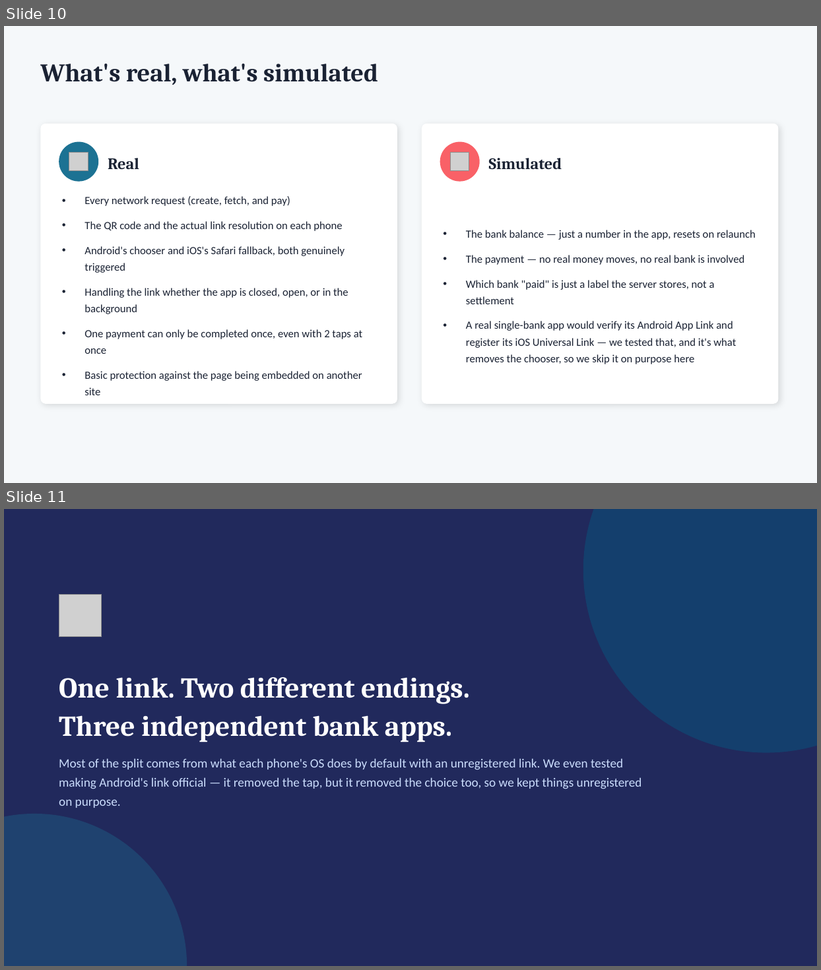
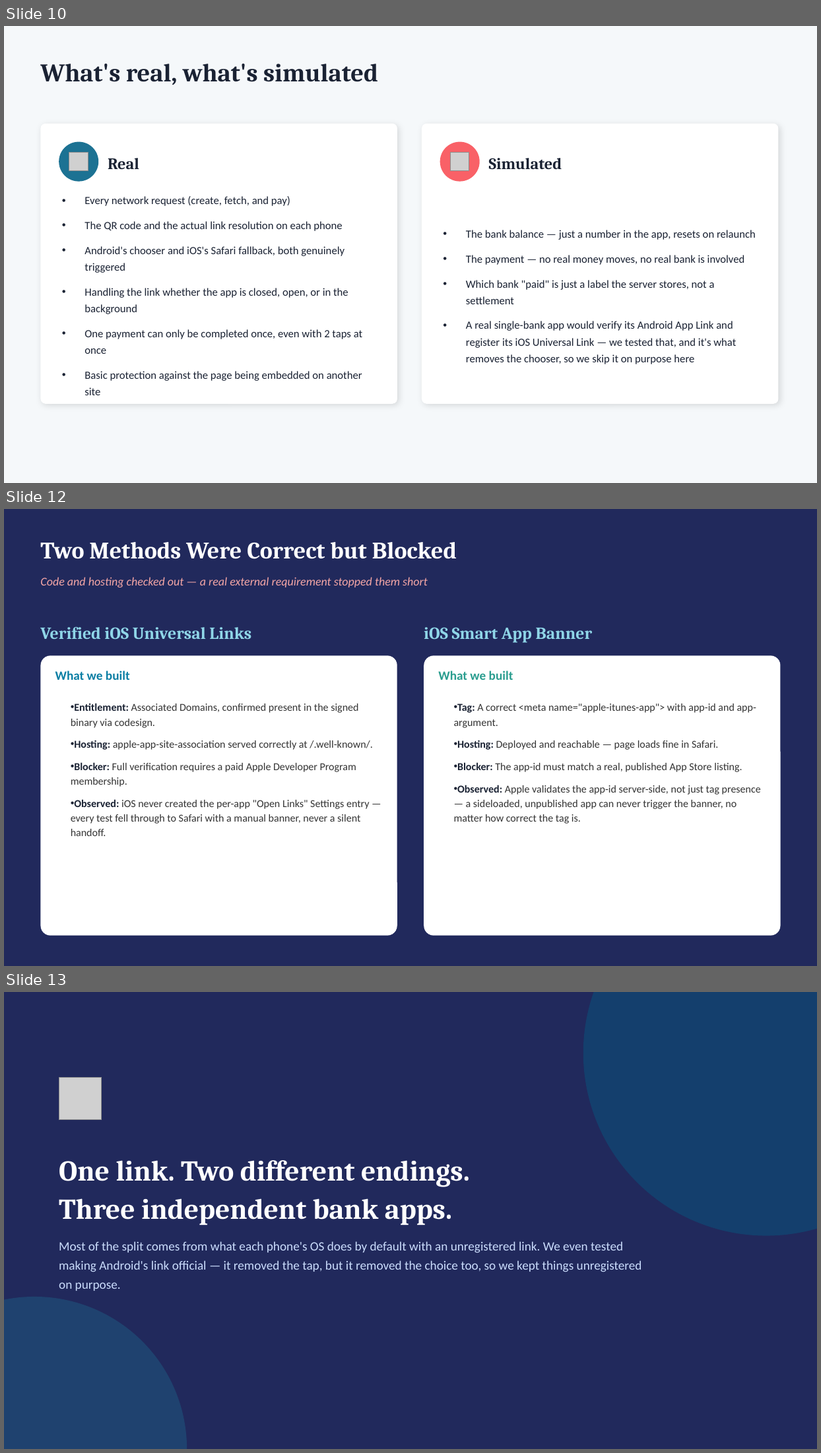
Before and after one commit to deandrehaijielim-commits/sgqr-deep-link-demo, a slide deck: SGQR_Deep_Linking_Simulation.pptx. Shown one above the other, each under a label of ours: slides 10 and 11 before the commit, slides 10, 12 and 13 after it; the slides between them are not shown. The pictures are 821x970 and 821x1453 pixels, drawn with LibreOffice and Linux fonts; fonts in the diff are those of the drawing; grey boxes stand for pictures. Boxes give left, top, right and bottom in pixels: in the first picture for what was removed or moved away, otherwise in the second. Text is boxed around its words. In the diff, an @@ line names an element or a change of style, - is before the commit and + after.

```diff
--- a/SGQR_Deep_Linking_Simulation.pptx
+++ b/SGQR_Deep_Linking_Simulation.pptx
@@ slide 12 added at [4, 509, 817, 966], background #21295C @@
@@ text added at [40, 542, 457, 559], 28 pt, text #FFFFFF, bold @@
+Two Methods Were Correct but Blocked
@@ text added at [40, 577, 428, 588], 14 pt, text #F4A6A6, italic @@
+Code and hosting checked out — a real external requirement stopped them short
@@ text added at [40, 627, 252, 640], 20 pt, text #8FD6E8, bold @@
+Verified iOS Universal Links
@@ text added at [424, 627, 593, 642], 20 pt, text #8FD6E8, bold @@
+iOS Smart App Banner
@@ rounded rectangle added at [40, 656, 397, 936], fill #FFFFFF @@
@@ rounded rectangle added at [424, 656, 781, 936], fill #FFFFFF @@
@@ text added at [55, 671, 130, 680], 15 pt, text #0A7EA4, bold @@
+What we built
@@ text added at [438, 671, 514, 680], 15 pt, text #2A9D8F, bold @@
+What we built
@@ text added at [71, 703, 372, 836], 12.5 pt, text #333333 @@
+• Entitlement: Associated Domains, confirmed present in the signed binary via codesign.
+• Hosting: apple-app-site-association served correctly at /.well-known/.
+• Blocker: Full verification requires a paid Apple Developer Program membership.
+• Observed: iOS never created the per-app "Open Links" Settings entry — every test fell through to Safari with a manual banner, never a silent handoff.
@@ text added at [454, 704, 761, 824], 12.5 pt, text #333333 @@
+• Tag: A correct <meta name="apple-itunes-app"> with app-id and app-argument.
+• Hosting: Deployed and reachable — page loads fine in Safari.
+• Blocker: The app-id must match a real, published App Store listing.
+• Observed: Apple validates the app-id server-side, not just tag presence — a sideloaded, unpublished app can never trigger the banner, no matter how correct the tag is.
@@ what was slide 11 is now slide 13 @@
```
Also in this commit, not shown: 3 slides changed, 1 other slide added, 2 other files.
